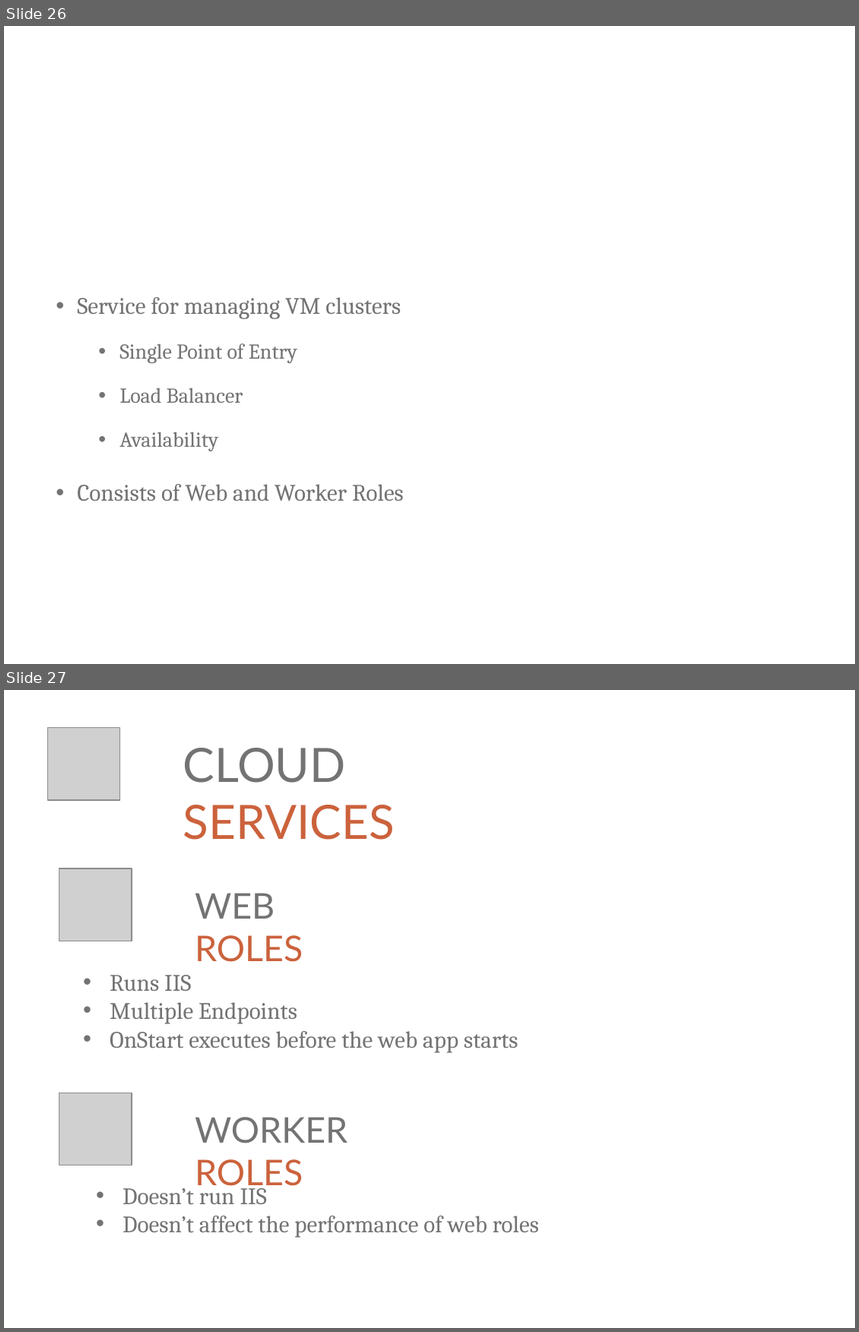
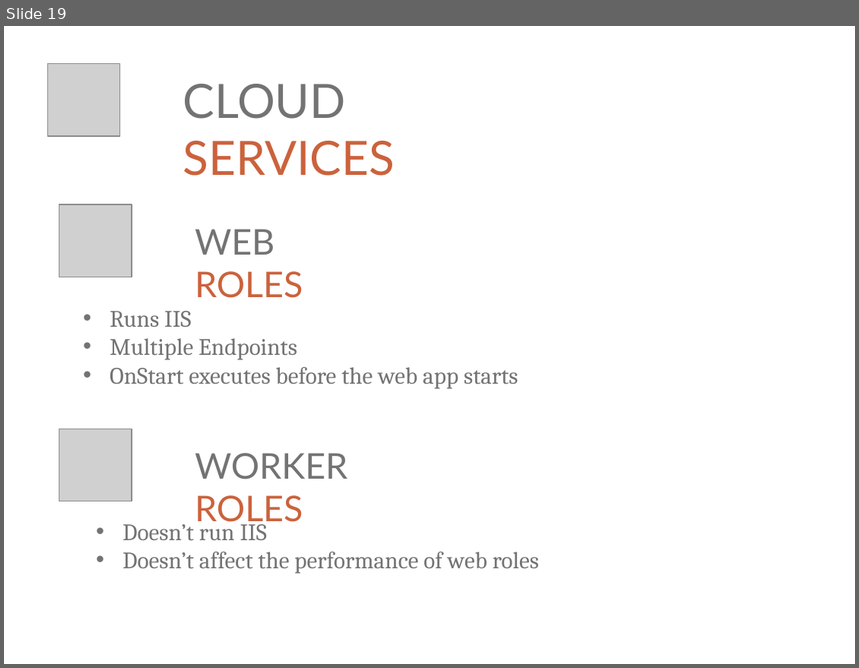
Before and after one commit to ritasker/Presentations-Archive, a slide deck: Current/Azure The Good Parts Web Apps/AzureTheGoodParts-WebApps.pptx. Shown one above the other, each under a label of ours: slides 26 and 27 before the commit, slide 19 after it. The pictures are 859x1332 and 859x668 pixels, drawn with LibreOffice and Linux fonts; fonts in the diff are those of the drawing; grey boxes stand for pictures; background and template pictures are left out. Boxes give left, top, right and bottom in pixels: in the first picture for what was removed or moved away, otherwise in the second. Text is boxed around its words. In the diff, an @@ line names an element or a change of style, - is before the commit and + after.

```diff
--- a/Current/Azure The Good Parts Web Apps/AzureTheGoodParts-WebApps.pptx
+++ b/Current/Azure The Good Parts Web Apps/AzureTheGoodParts-WebApps.pptx
@@ slide 26 removed at box(4, 26, 855, 664), background picture (left out) @@
@@ text removed at box(77, 297, 404, 502) @@
-• Service for managing VM clusters
-  • Single Point of Entry
-  • Load Balancer
-  • Availability
-• Consists of Web and Worker Roles
@@ what was slide 27 is now slide 19 @@
```
Also in this commit, not shown: 1 slide changed, 1 slide added, 9 other slides removed, 58 other files.
